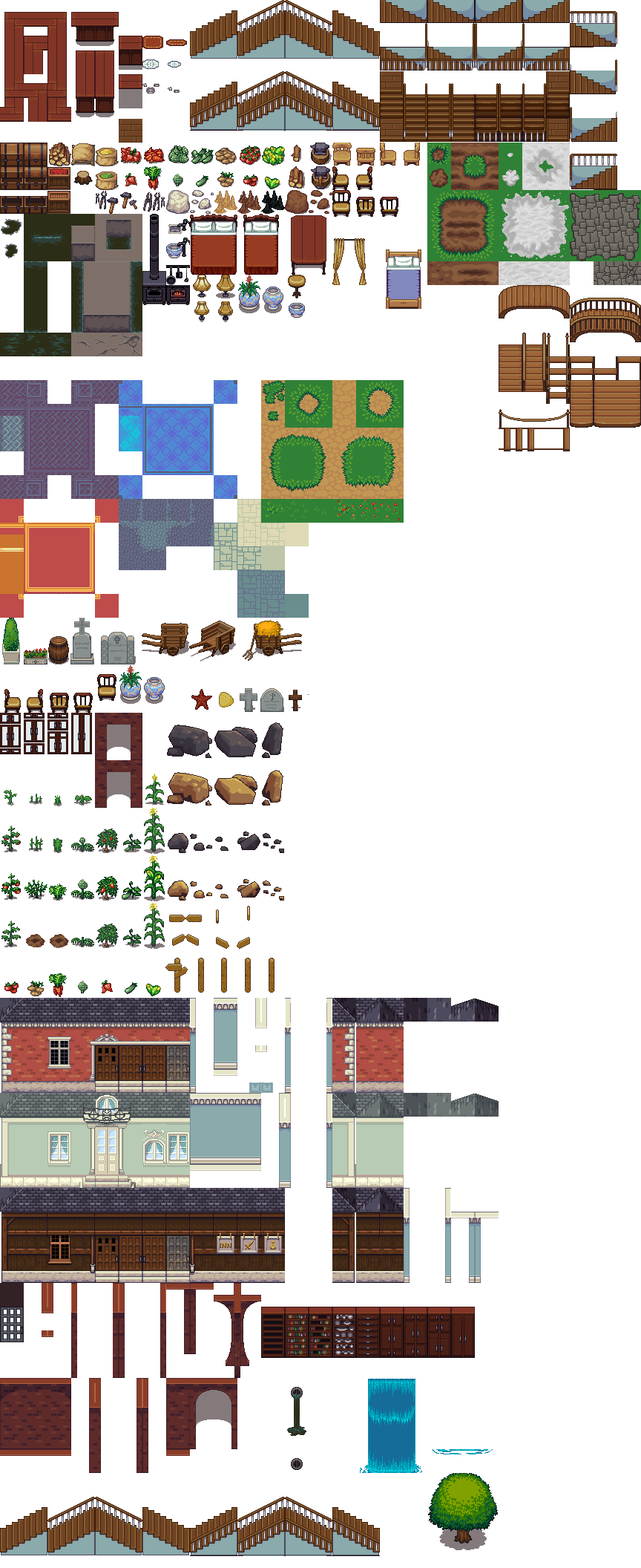
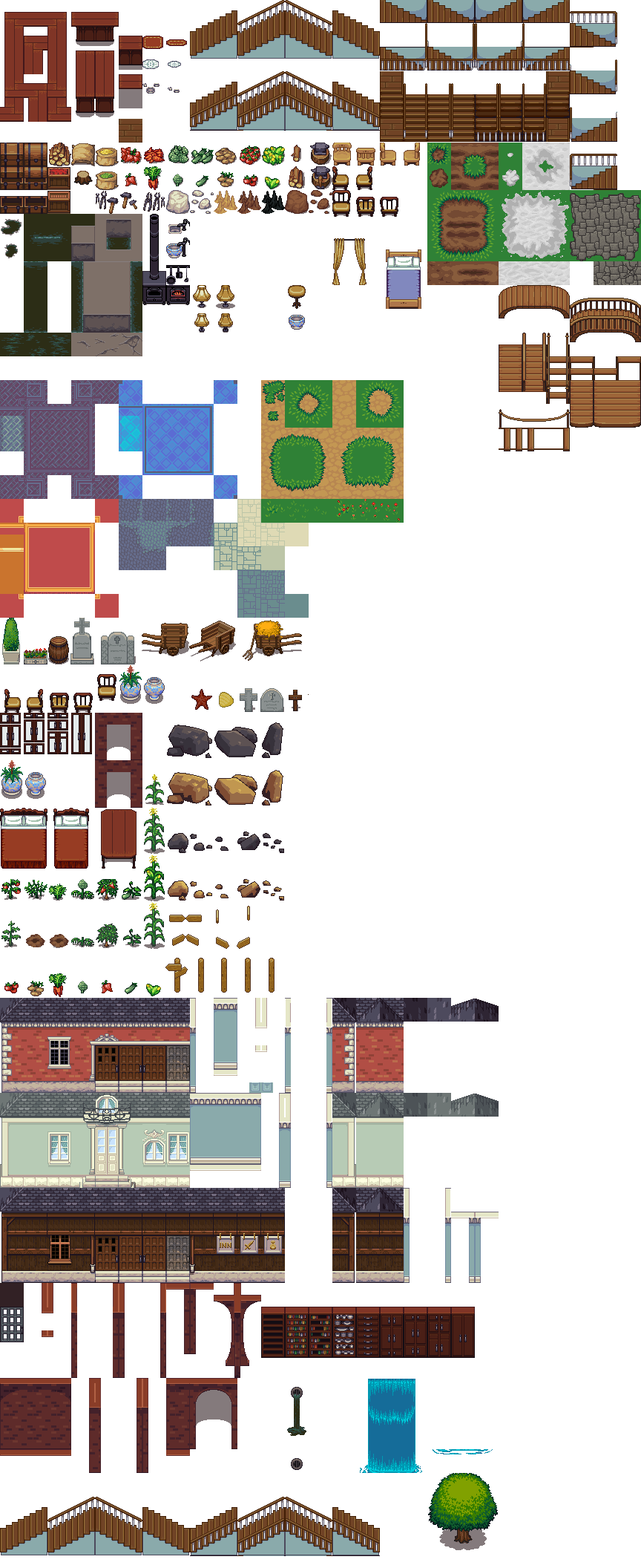
Two versions of the same layered image (641 x 1568). Layer-by-layer changes:
painted on "town.png" over [0, 213, 327, 880]
